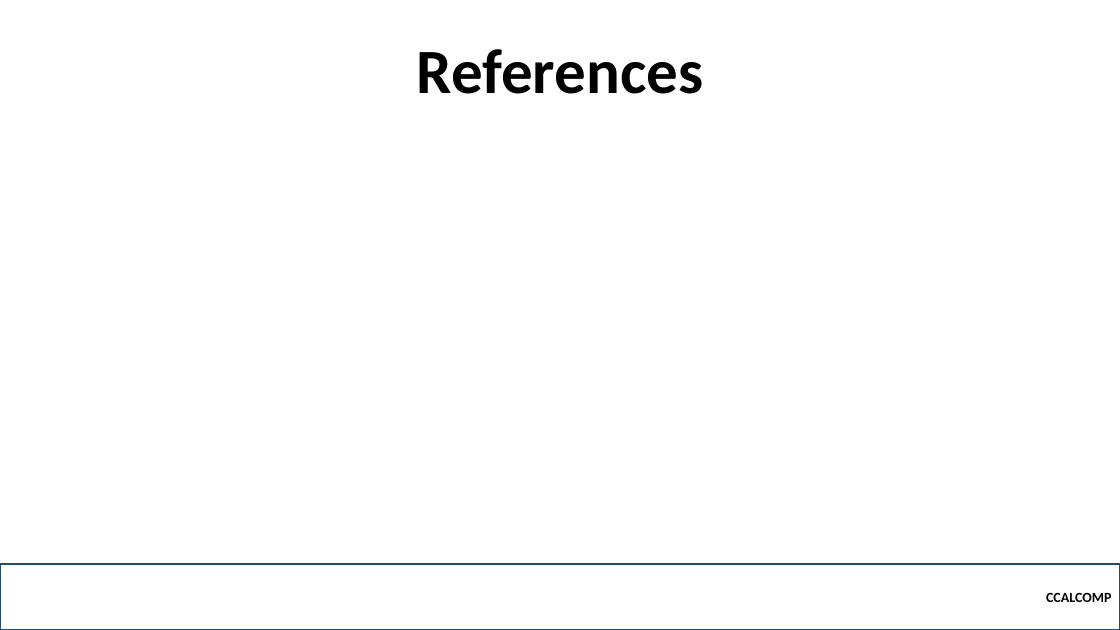
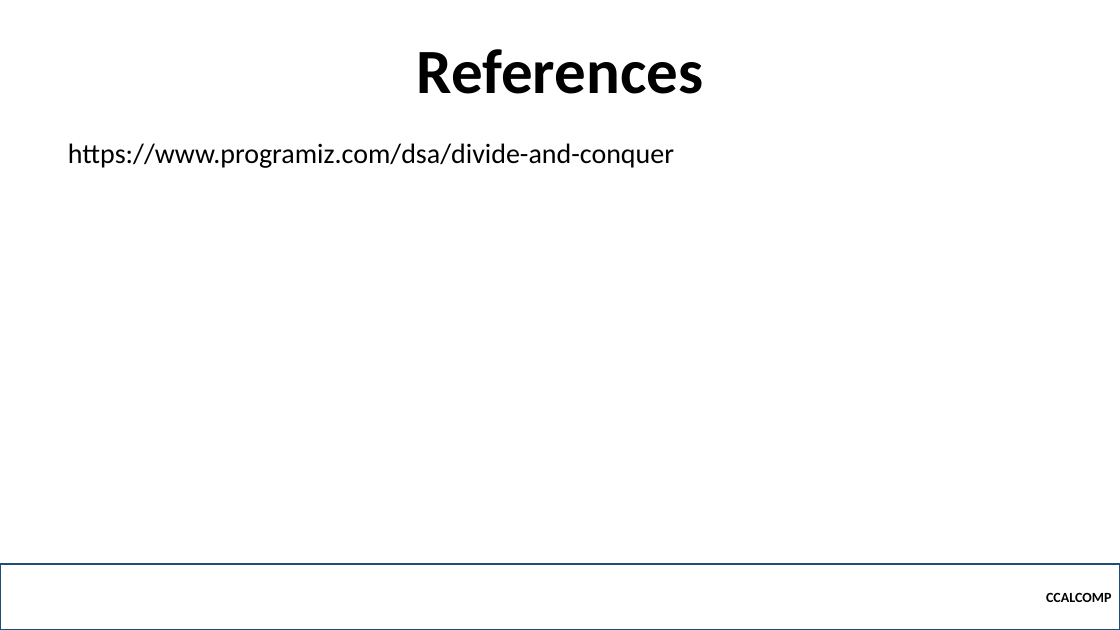
Before and after one commit to robitussin/CCALCOMP, a slide deck: slide 14 of Week 8 and 9 - Recursion and Recurrence relations/Divide and Conquer.pptx (slide 5 before the commit). Drawn at 1120x630 pixels with LibreOffice and Linux fonts; fonts in the diff are those of the drawing; background and template pictures are left out. Boxes give left, top, right and bottom in pixels: in the first picture for what was removed or moved away, otherwise in the second. Text is boxed around its words. In the diff, an @@ line names an element or a change of style, - is before the commit and + after.

```diff
--- a/Week 8 and 9 - Recursion and Recurrence relations/Divide and Conquer.pptx
+++ b/Week 8 and 9 - Recursion and Recurrence relations/Divide and Conquer.pptx
@@ text added at (68,143,674,168), 24 pt, text #000000 @@
+https://www.programiz.com/dsa/divide-and-conquer
```
Also in this commit, not shown: 1 other slide changed, 9 slides added.
